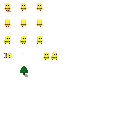
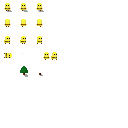
The second w=128, h=128 image is a revision of the first. Changes to its layers:
painted on "レイヤー 2" over [10, 10, 44, 76]
